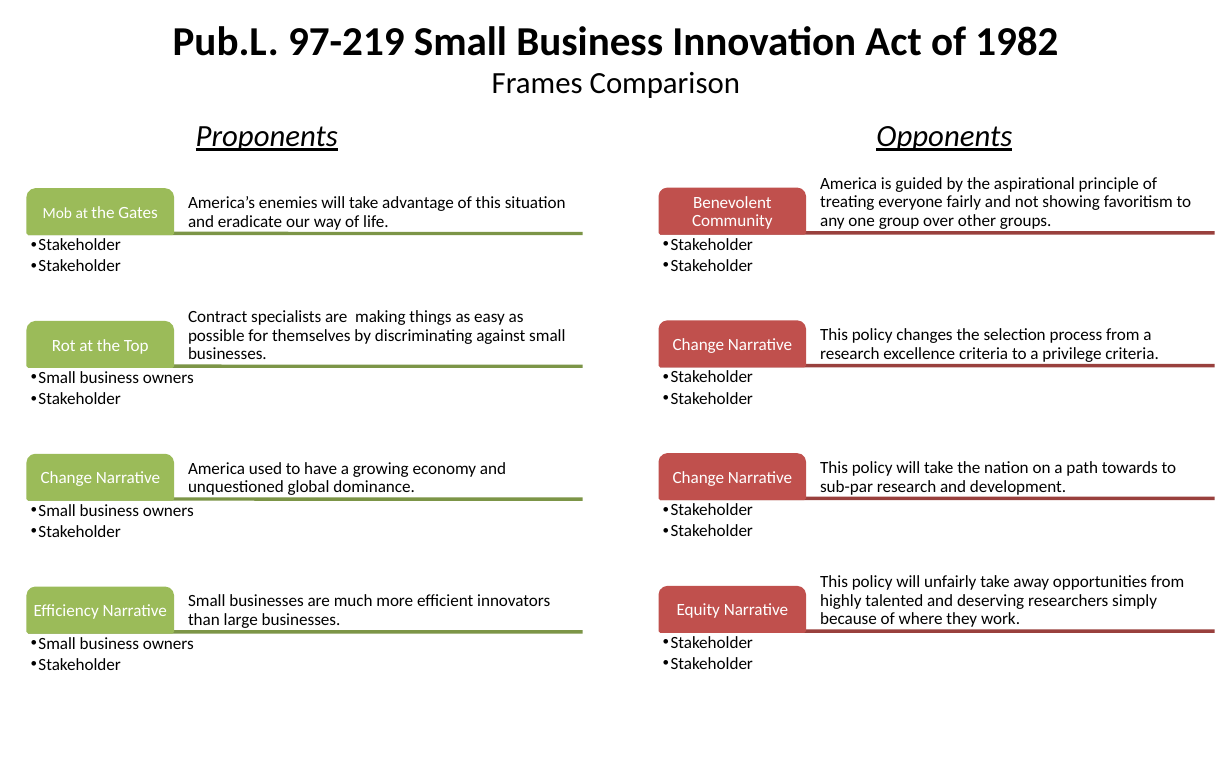
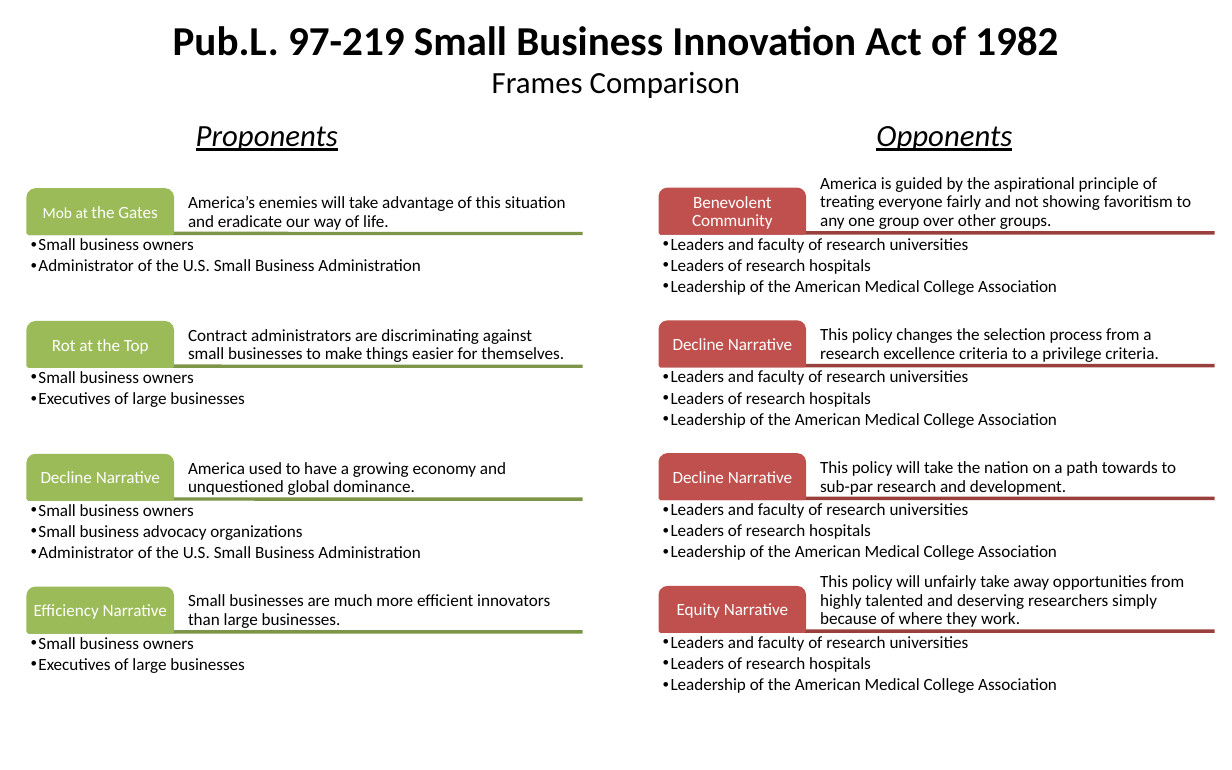
Before and after one commit to SLU-Courses-Townes/POLS6310, a slide deck: slide 2 of Assignments/Townes_POLS6310_Spring2019_Assignment01.pptx. Drawn at 1232x770 pixels with LibreOffice and Linux fonts; fonts in the diff are those of the drawing. Boxes give left, top, right and bottom in pixels: in the first picture for what was removed or moved away, otherwise in the second. Text is boxed around its words. In the diff, an @@ line names an element or a change of style, - is before the commit and + after.

```diff
--- a/Assignments/Townes_POLS6310_Spring2019_Assignment01.pptx
+++ b/Assignments/Townes_POLS6310_Spring2019_Assignment01.pptx
@@ text at [38, 238, 421, 271]: text changed @@
-  •• Stakeholder
-  •• Stakeholder
+  •• Small business owners
+  •• Administrator of the U.S. Small Business Administration
@@ text at [671, 238, 1057, 295]: text changed @@
-  •• Stakeholder
-  •• Stakeholder
+  •• Leaders and faculty of research universities
+  •• Leaders of research hospitals
+  •• Leadership of the American Medical College Association
@@ text at [188, 329, 564, 365]: text changed @@
-Contract specialists are making things as easy as possible for themselves by discriminating against small businesses.
+Contract administrators are discriminating against small businesses to make things easier for themselves.
@@ text at [673, 338, 792, 350]: text changed @@
-Change Narrative
+Decline Narrative
@@ text at [671, 370, 1057, 428]: text changed @@
-  •• Stakeholder
-  •• Stakeholder
+  •• Leaders and faculty of research universities
+  •• Leaders of research hospitals
+  •• Leadership of the American Medical College Association
@@ text at [38, 392, 244, 407]: text changed @@
-  •• Stakeholder
+  •• Executives of large businesses
@@ text at [41, 471, 160, 483]: text changed @@
-Change Narrative
+Decline Narrative
@@ text at [673, 471, 792, 483]: text changed @@
-Change Narrative
+Decline Narrative
@@ text at [671, 503, 1057, 560]: text changed @@
-  •• Stakeholder
-  •• Stakeholder
+  •• Leaders and faculty of research universities
+  •• Leaders of research hospitals
+  •• Leadership of the American Medical College Association
@@ text at [38, 525, 421, 558]: text changed @@
-  •• Stakeholder
+  •• Small business advocacy organizations
+  •• Administrator of the U.S. Small Business Administration
@@ text at [38, 658, 244, 673]: text changed @@
-  •• Stakeholder
+  •• Executives of large businesses
@@ text at [671, 636, 1057, 693]: text changed @@
-  •• Stakeholder
-  •• Stakeholder
+  •• Leaders and faculty of research universities
+  •• Leaders of research hospitals
+  •• Leadership of the American Medical College Association
```
Also in this commit, not shown: 3 other slides changed, 1 other file.
